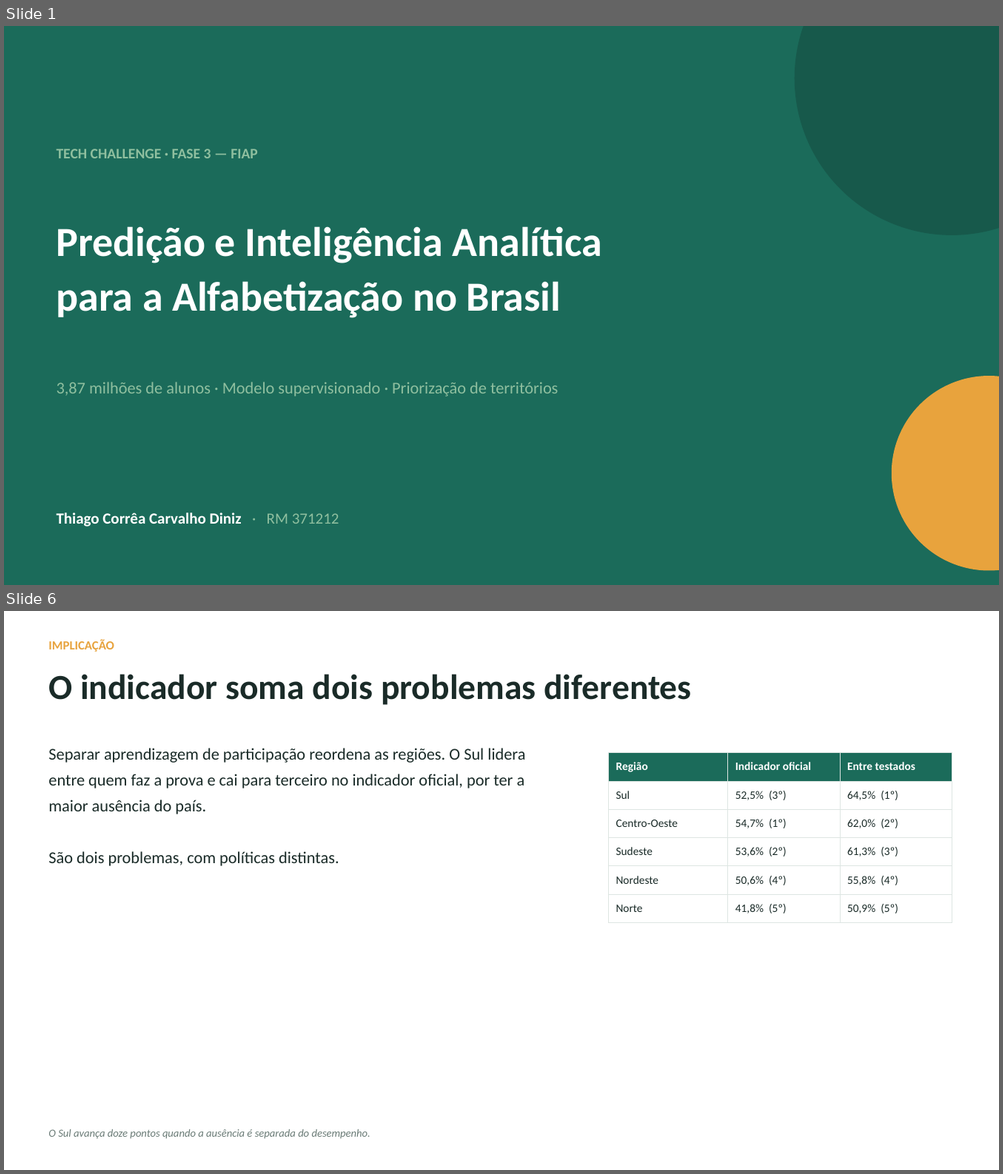
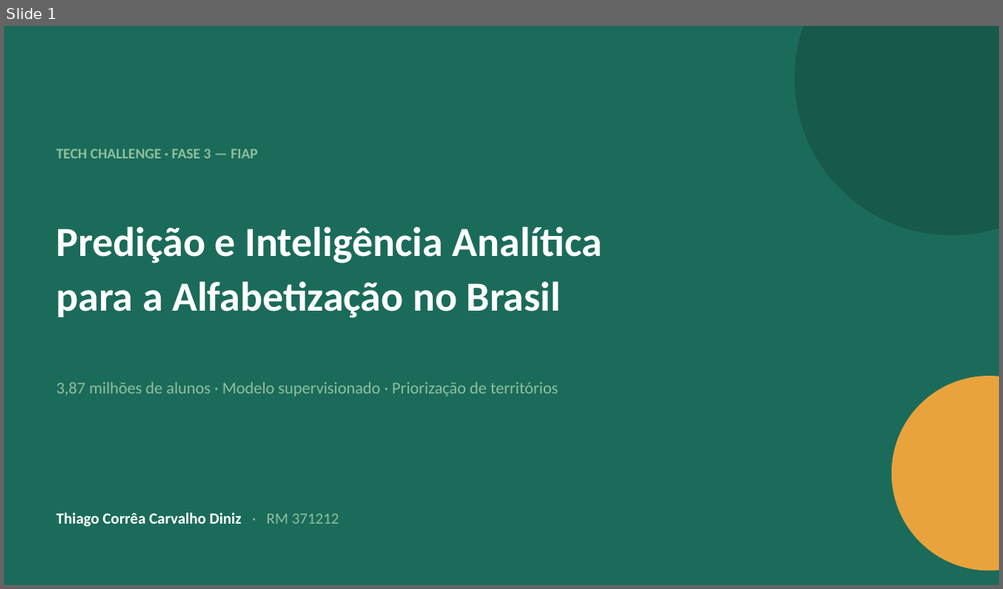
Before and after one commit to tcarvalhodiniz/tech-challenge-fase3, a slide deck: docs/apresentacao.pptx. Shown one above the other, each under a label of ours: slides 1 and 6 before the commit, slide 1 after it; the slides between them are not shown. The pictures are 1003x1174 and 1003x589 pixels, drawn with LibreOffice and Linux fonts; fonts in the diff are those of the drawing. Boxes give left, top, right and bottom in pixels: in the first picture for what was removed or moved away, otherwise in the second. Text is boxed around its words. In the diff, an @@ line names an element or a change of style, - is before the commit and + after.

```diff
--- a/docs/apresentacao.pptx
+++ b/docs/apresentacao.pptx
@@ slide 6 removed at [4, 611, 999, 1170], background #FFFFFF @@
@@ text removed at [48, 639, 114, 652] @@
-IMPLICAÇÃO
@@ text removed at [48, 674, 691, 705] @@
-O indicador soma dois problemas diferentes
@@ text removed at [48, 748, 525, 866] @@
-Separar aprendizagem de participação reordena as regiões. O Sul lidera entre quem faz a prova e cai para terceiro no indicador oficial, por ter a maior ausência do país.
-São dois problemas, com políticas distintas.
@@ table removed at [609, 753, 951, 917], 6 rows, 3 columns @@
-Região | Indicador oficial | Entre testados
-Sul | 52,5% (3º) | 64,5% (1º)
-Centro-Oeste | 54,7% (1º) | 62,0% (2º)
-Sudeste | 53,6% (2º) | 61,3% (3º)
-Nordeste | 50,6% (4º) | 55,8% (4º)
-Norte | 41,8% (5º) | 50,9% (5º)
@@ text removed at [48, 1130, 370, 1139] @@
-O Sul avança doze pontos quando a ausência é separada do desempenho.
```
Also in this commit, not shown: 5 slides changed, 4 slides added, 4 other slides removed.
